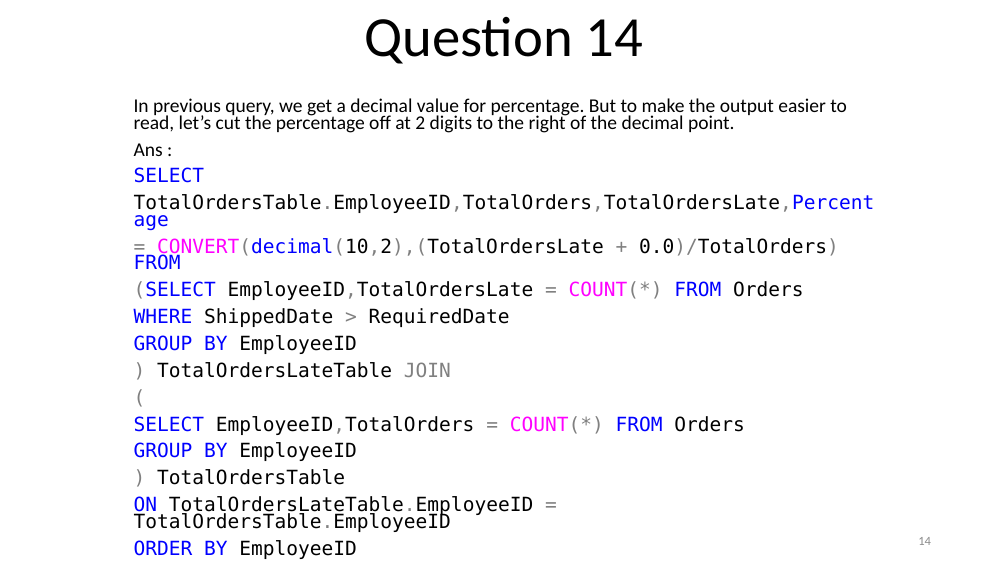
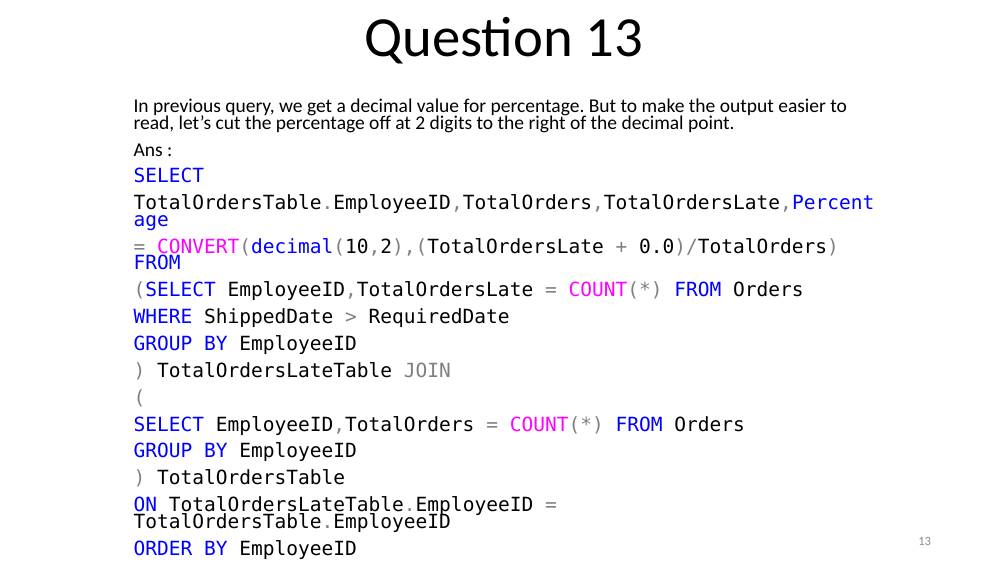
Before and after one commit to KaustubhSathe/sql-challenges, a slide deck: slide 13 of 3. Northwind Challenges/Advanced-Problems.pptm (slide 14 before the commit). Drawn at 1008x567 pixels with LibreOffice and Linux fonts; fonts in the diff are those of the drawing. Boxes give left, top, right and bottom in pixels: in the first picture for what was removed or moved away, otherwise in the second. Text is boxed around its words. In the diff, an @@ line names an element or a change of style, - is before the commit and + after.

```diff
--- a/3. Northwind Challenges/Advanced-Problems.pptm
+++ b/3. Northwind Challenges/Advanced-Problems.pptm
@@ title at (364,17,643,64): text changed @@
-Question 14
+Question 13
@@ page number at (918,537,931,545): text changed @@
-14
+13
```
Also in this commit, not shown: 15 other slides changed, 2 slides added, 6 slides removed, 5 other files.
